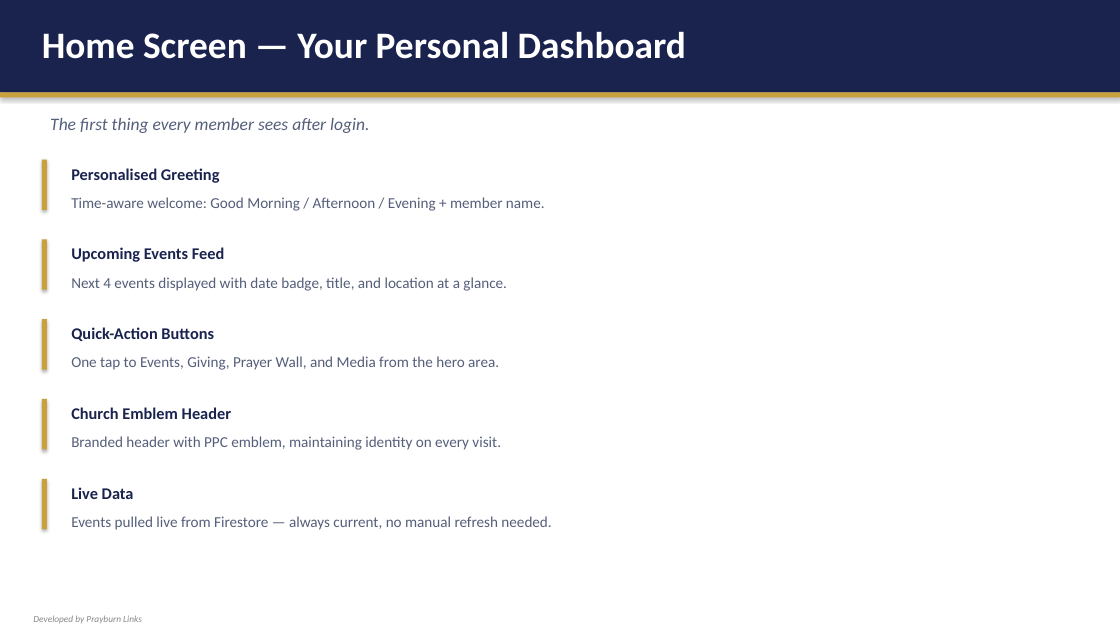
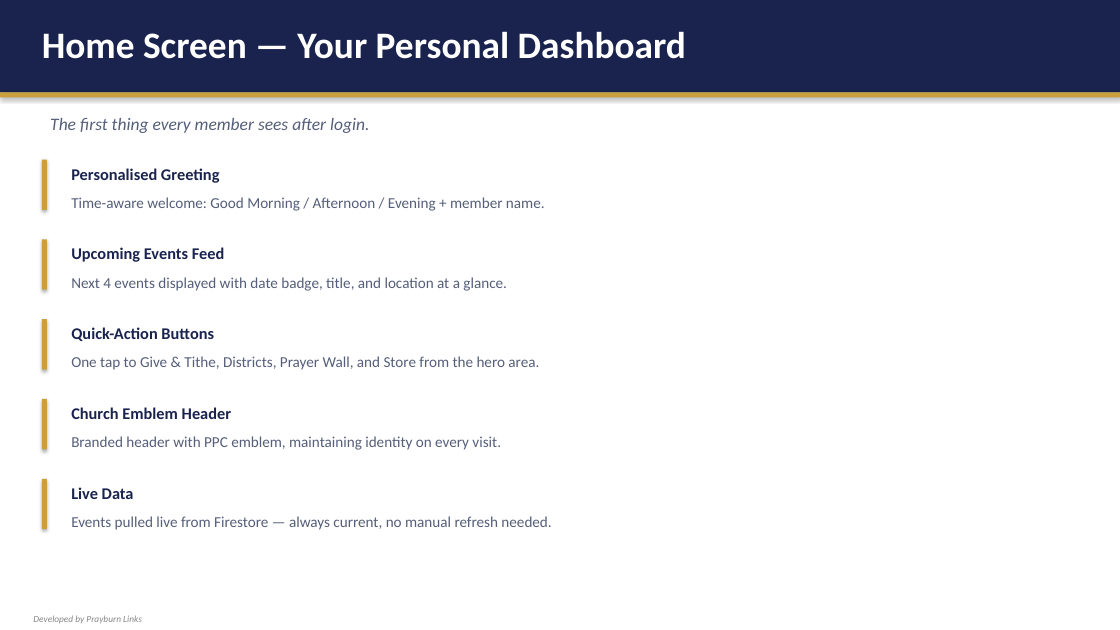
Before and after one commit to prayburnlinks/PPC_National, a slide deck: slide 5 of PPC_National_App_Presentation.pptx. Drawn at 1120x630 pixels with LibreOffice and Linux fonts; fonts in the diff are those of the drawing. Boxes give left, top, right and bottom in pixels: in the first picture for what was removed or moved away, otherwise in the second. Text is boxed around its words. In the diff, an @@ line names an element or a change of style, - is before the commit and + after.

```diff
--- a/PPC_National_App_Presentation.pptx
+++ b/PPC_National_App_Presentation.pptx
@@ text at <box>71,356,539,370</box>: text changed @@
-One tap to Events, Giving, Prayer Wall, and Media from the hero area.
+One tap to Give & Tithe, Districts, Prayer Wall, and Store from the hero area.
```
Also in this commit, not shown: 6 other slides changed, 1 slide added, 23 other files.
